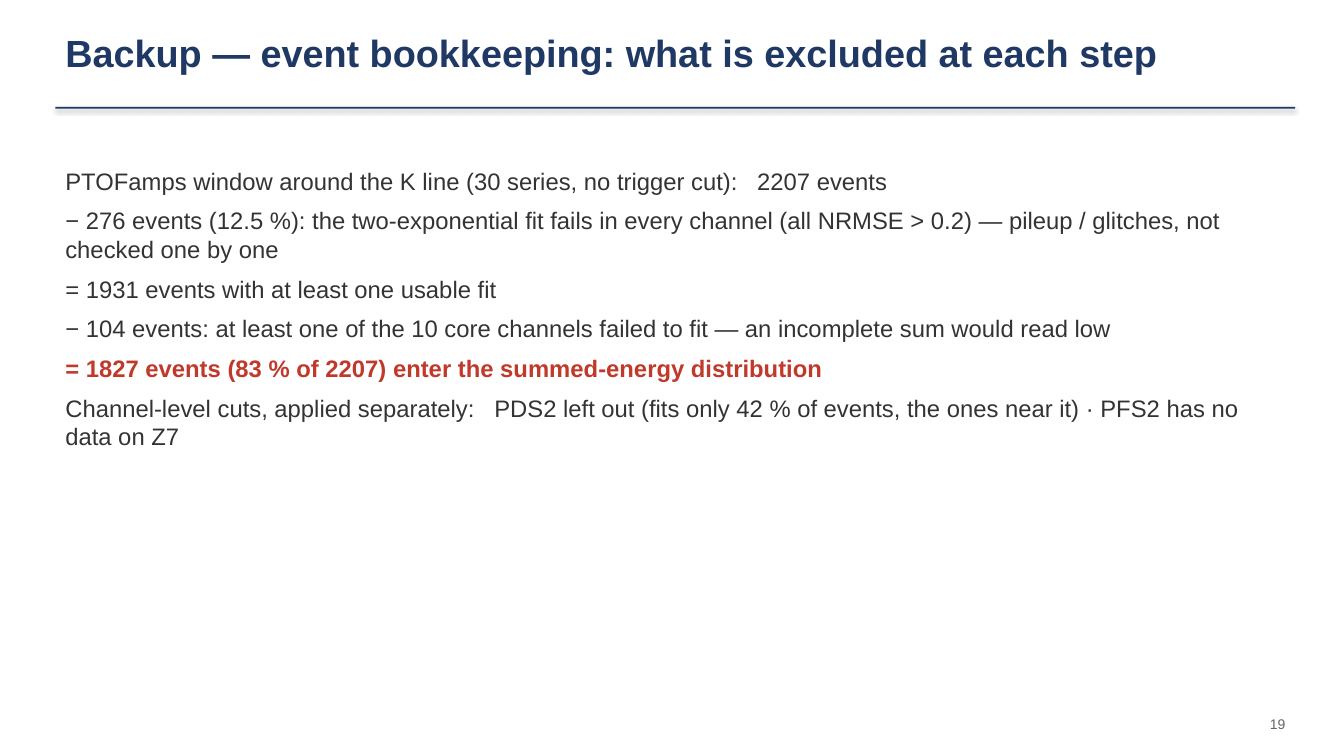
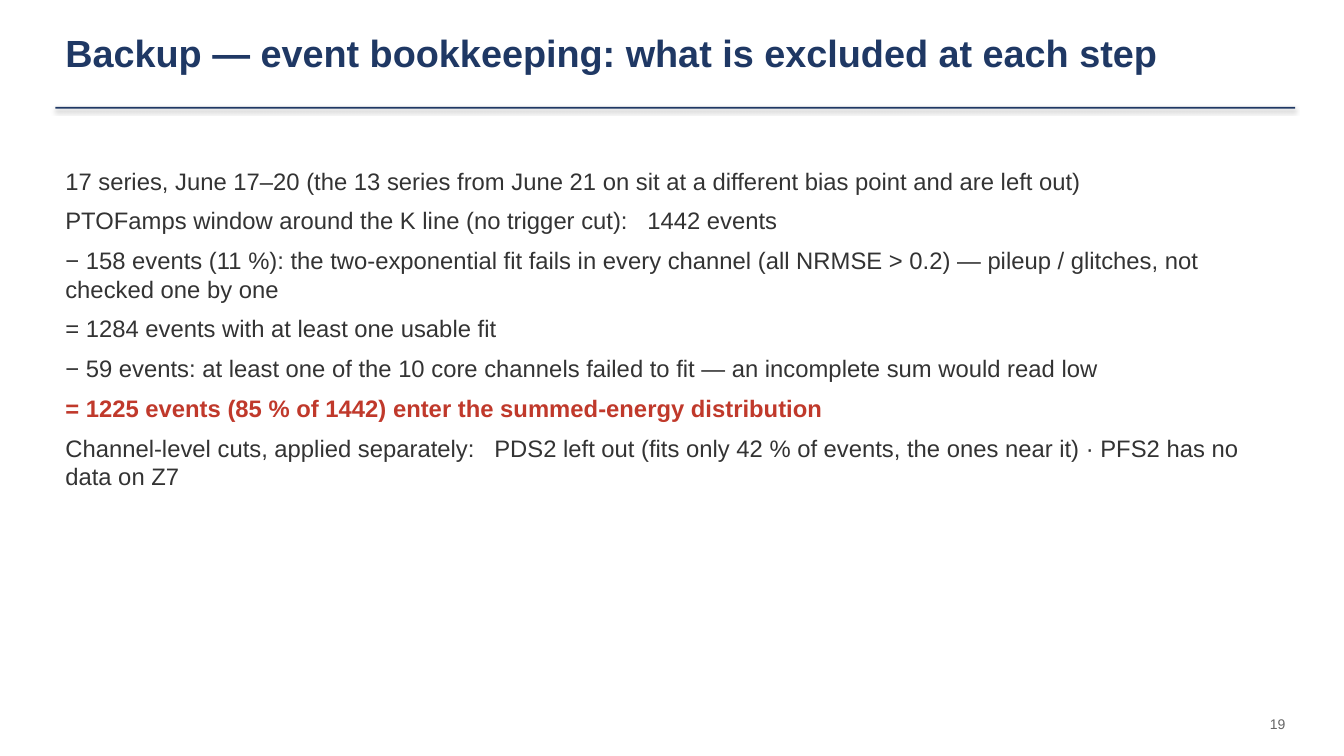
Before and after one commit to ZhihengLi0/urop, a slide deck: slide 19 of snolab_run4_phonon_pulse_analysis/collection_efficiency/presentation/SNOLAB_R4_collection_efficiency_20260910.pptx. Drawn at 1344x756 pixels with LibreOffice and Linux fonts; fonts in the diff are those of the drawing. Boxes give left, top, right and bottom in pixels: in the first picture for what was removed or moved away, otherwise in the second. Text is boxed around its words. In the diff, an @@ line names an element or a change of style, - is before the commit and + after.

```diff
--- a/snolab_run4_phonon_pulse_analysis/collection_efficiency/presentation/SNOLAB_R4_collection_efficiency_20260910.pptx
+++ b/snolab_run4_phonon_pulse_analysis/collection_efficiency/presentation/SNOLAB_R4_collection_efficiency_20260910.pptx
@@ text at box(65, 172, 1198, 422): text changed @@
-PTOFamps window around the K line (30 series, no trigger cut): 2207 events
-− 276 events (12.5 %): the two-exponential fit fails in every channel (all NRMSE > 0.2) — pileup / glitches, not checked one by one
-= 1931 events with at least one usable fit
-− 104 events: at least one of the 10 core channels failed to fit — an incomplete sum would read low
-= 1827 events (83 % of 2207) enter the summed-energy distribution
+17 series, June 17–20 (the 13 series from June 21 on sit at a different bias point and are left out)
+PTOFamps window around the K line (no trigger cut): 1442 events
+− 158 events (11 %): the two-exponential fit fails in every channel (all NRMSE > 0.2) — pileup / glitches, not checked one by one
+= 1284 events with at least one usable fit
+− 59 events: at least one of the 10 core channels failed to fit — an incomplete sum would read low
+= 1225 events (85 % of 1442) enter the summed-energy distribution
```
Also in this commit, not shown: 6 other slides changed, 31 other files.
